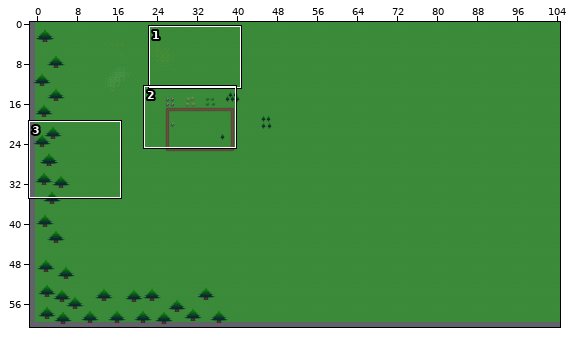
Tiled map, stored at map/background_ground.tmx. The picture above shows the old version from afar; the outline marks the close-up.
Close-up. Before the commit:
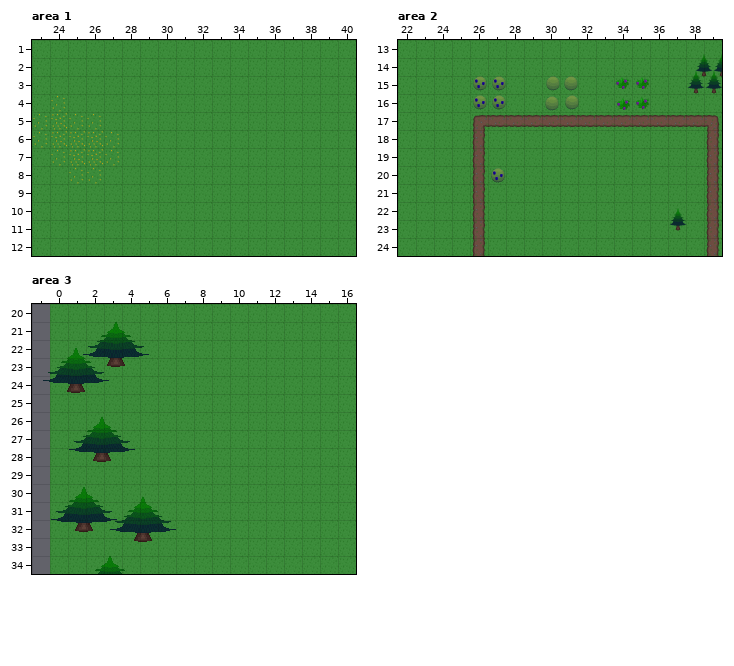
Cells are 64x64 px. Shown: area 1 x 23..40, y 1..12; area 2 x 22..39, y 13..24; area 3 x -1..16, y 20..34. The commit also changed other parts of the map, which this record leaves out.
And afterwards:
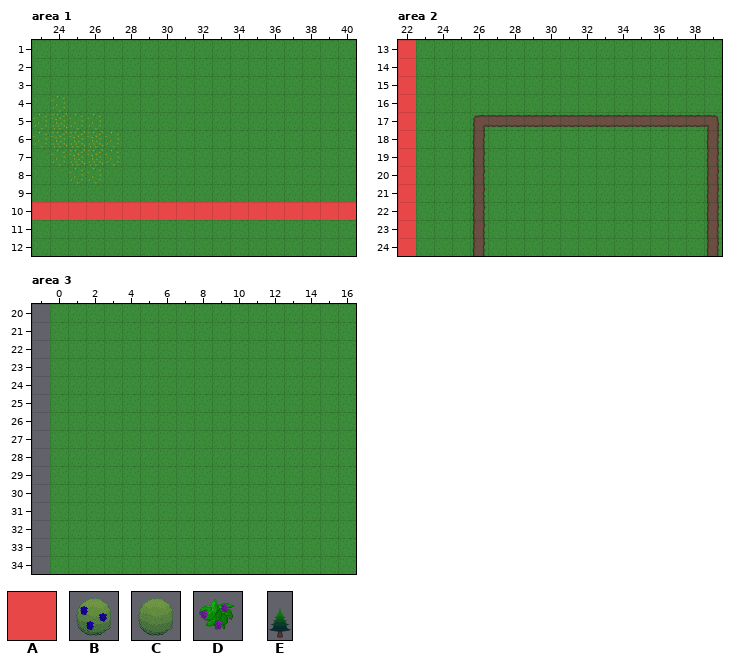
Key: from "Collision": A 0; from "bush": B 0 "blueberry", C 1 "empty", D 2 "raspberry"; from "trees": E 0 "tree".
_ is an empty cell.
Objects are placed by their top-left corner, in cells (3,4 is the top-left corner of cell 3,4); size is 1x1 cell unless given.
Tiles of an added or newly shown layer are drawn over the layers below it.
What changed:
Layer "map_limit" (added), area 1:
y 10: x 23..40 __________________ -> AAAAAAAAAAAAAAAAAA
Layer "Bush" (now hidden), area 2:
removed: C "Empty" at 31.1,14.9
removed: C "Empty" at 30.1,14.9
removed: B "Blueberry" at 26.1,14.9
removed: B "Blueberry" at 27.1,14.9
removed: D "Raspberry" at 34,14.9
removed: D "Raspberry" at 35.1,14.9
removed: B "Blueberry" at 27.1,15.9
removed: B "Blueberry" at 26.1,16
removed: C "Empty" at 31.2,16
removed: C "Empty" at 30.1,16
removed: D "Raspberry" at 35.1,16
removed: D "Raspberry" at 34.1,16.1
removed: C "Empty" at 27,20
removed: B "Blueberry" at 27,20
Layer "Trees" (now hidden), area 2:
removed: E "tree" at 38.5,13.1 size 1x2
removed: E "tree" at 39.5,13.1 size 1x2
removed: E "tree" at 39,14 size 1x2
removed: E "tree" at 38.1,14.1 size 1x2
removed: E "big_tree" at 37,21.7 size 1x2
Layer "map_limit" (added), area 2:
y 13..24: x 22 _ -> A
Layer "Trees" (now hidden), area 3:
removed: E "tree" at 1.7,19.7 size 4x4
removed: E "tree" at -0.6,21.1 size 4x4
removed: E "tree" at 0.9,24.9 size 4x4
removed: E "tree" at 0.9,24.9 size 4x4
removed: E "tree" at -0.1,28.8 size 4x4
removed: E "tree" at 3.2,29.4 size 4x4
removed: E "tree" at 1.3,32.7 size 4x4
